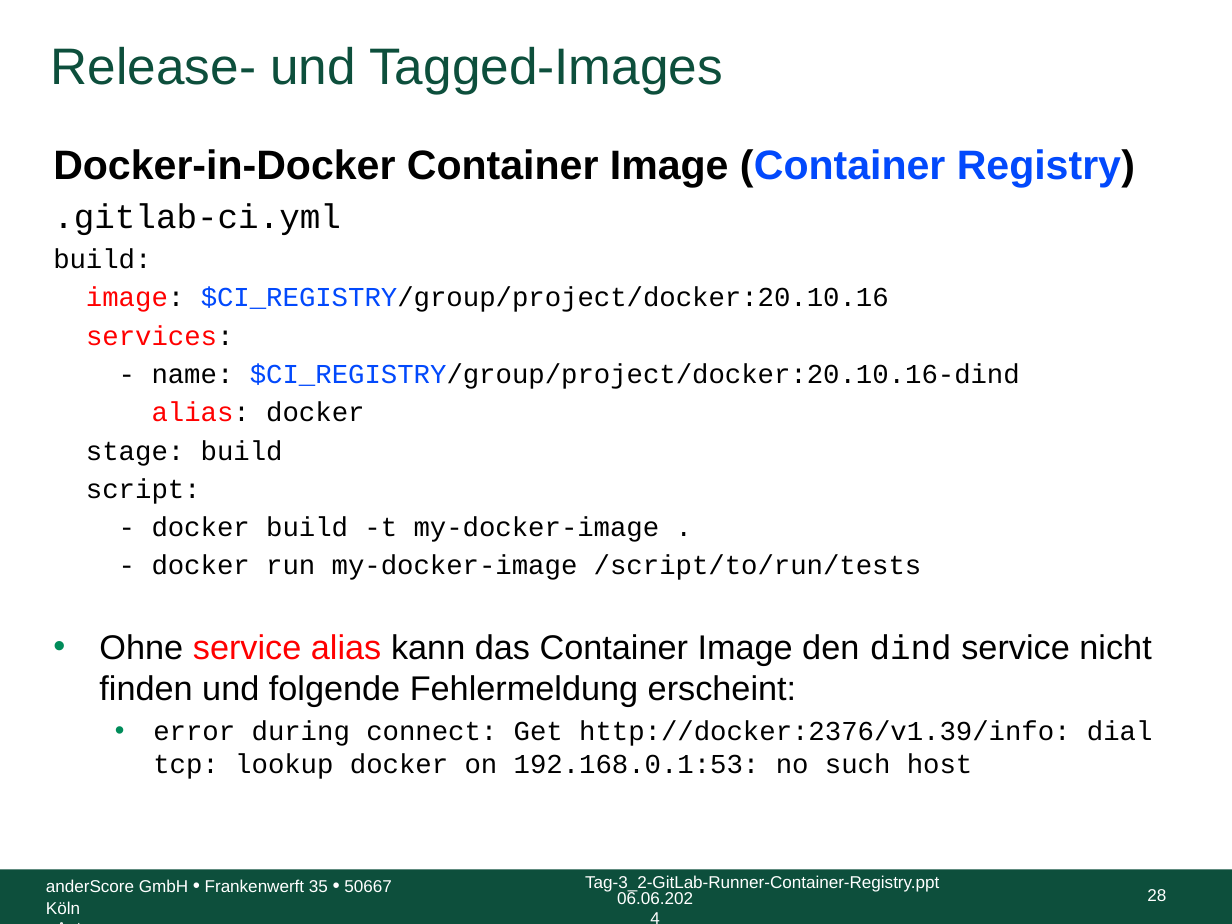
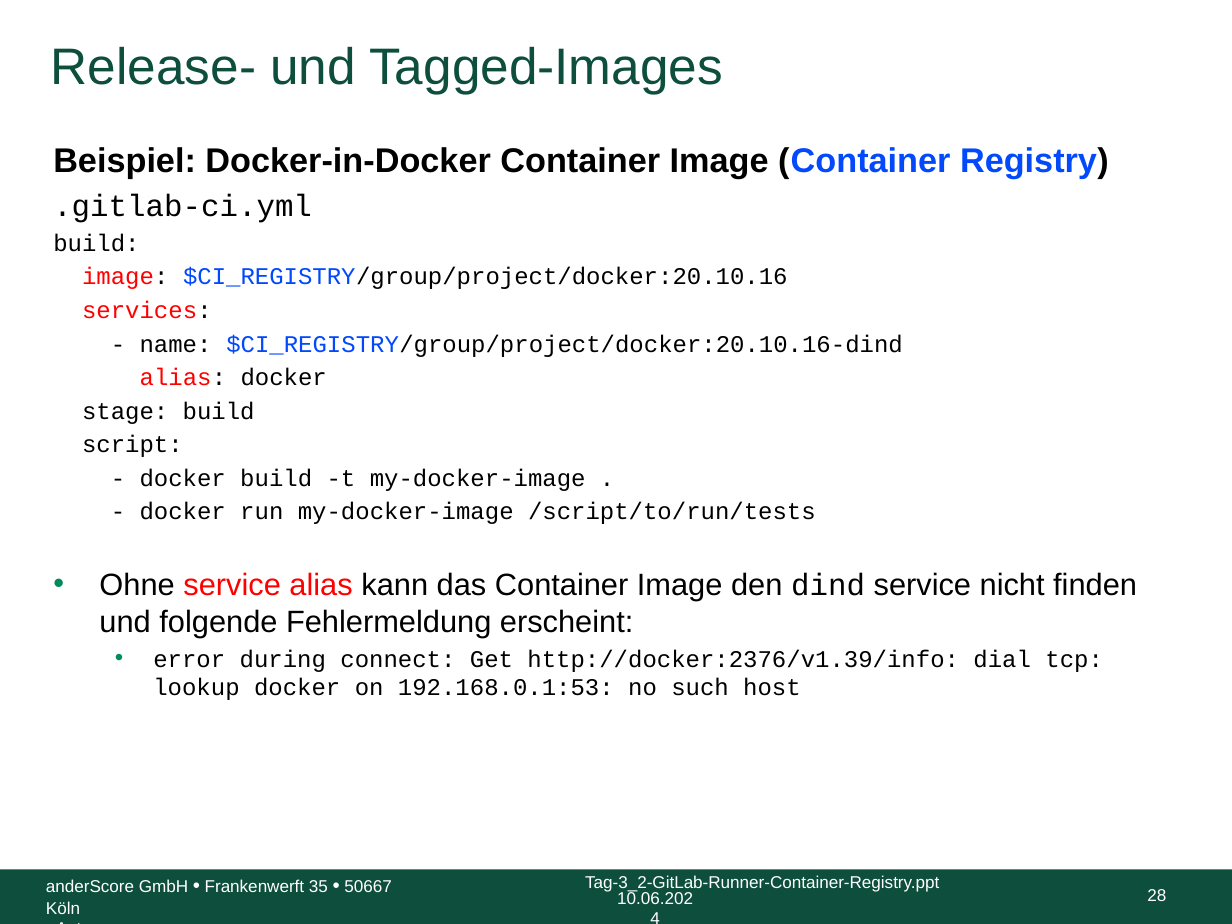
Before and after one commit to anderscore-gmbh/gitlab, a slide deck: slide 28 of slides/Tag-3_4-Release-und-Tagged-Images.pptx. Drawn at 1232x924 pixels with LibreOffice and Linux fonts; fonts in the diff are those of the drawing; background and template pictures are left out. Boxes give left, top, right and bottom in pixels: in the first picture for what was removed or moved away, otherwise in the second. Text is boxed around its words. In the diff, an @@ line names an element or a change of style, - is before the commit and + after.

Commit message:
Übungen in Theorie-Slides, Fix typos und formatting

```diff
--- a/slides/Tag-3_4-Release-und-Tagged-Images.pptx
+++ b/slides/Tag-3_4-Release-und-Tagged-Images.pptx
@@ text at (x1=53, y1=147, x2=1109, y2=179): text changed; size 24 to 20 pt @@
-Docker-in-Docker Container Image (Container Registry)
+Beispiel: Docker-in-Docker Container Image (Container Registry)
@@ text at (x1=53, y1=194, x2=1137, y2=700): size 20 to 18 pt in ".gitlab-ci.yml", "Ohne service alias kann das Container Image ..."; size 16 to 14 pt in "build:", "image: $CI_REGISTRY/group/project/docker:20.10.16", "services:", "- name: $CI_REGISTRY/group/project/docker:20.10.16-dind" and 6 more places @@
@@ text at (x1=617, y1=890, x2=693, y2=904): text changed @@
-06.06.2024
+10.06.2024
```
Also in this commit, not shown: 33 other slides changed, 1 slide removed, 1 other file.
